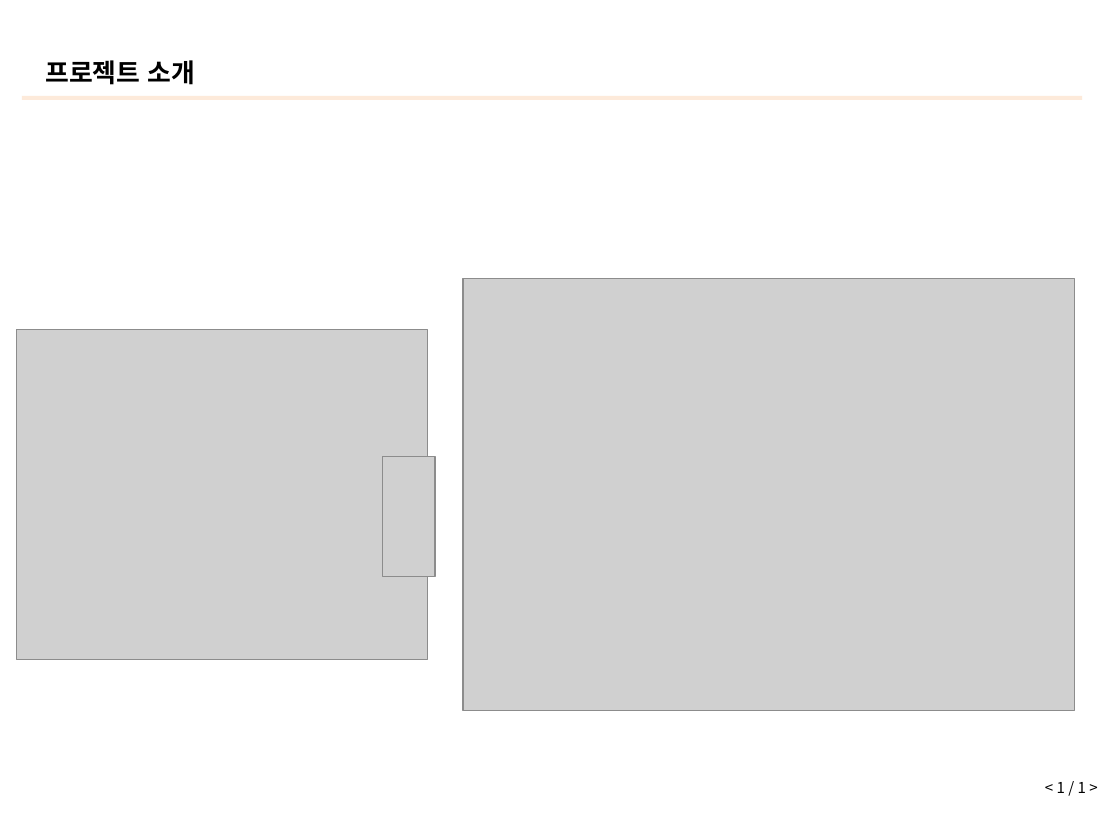
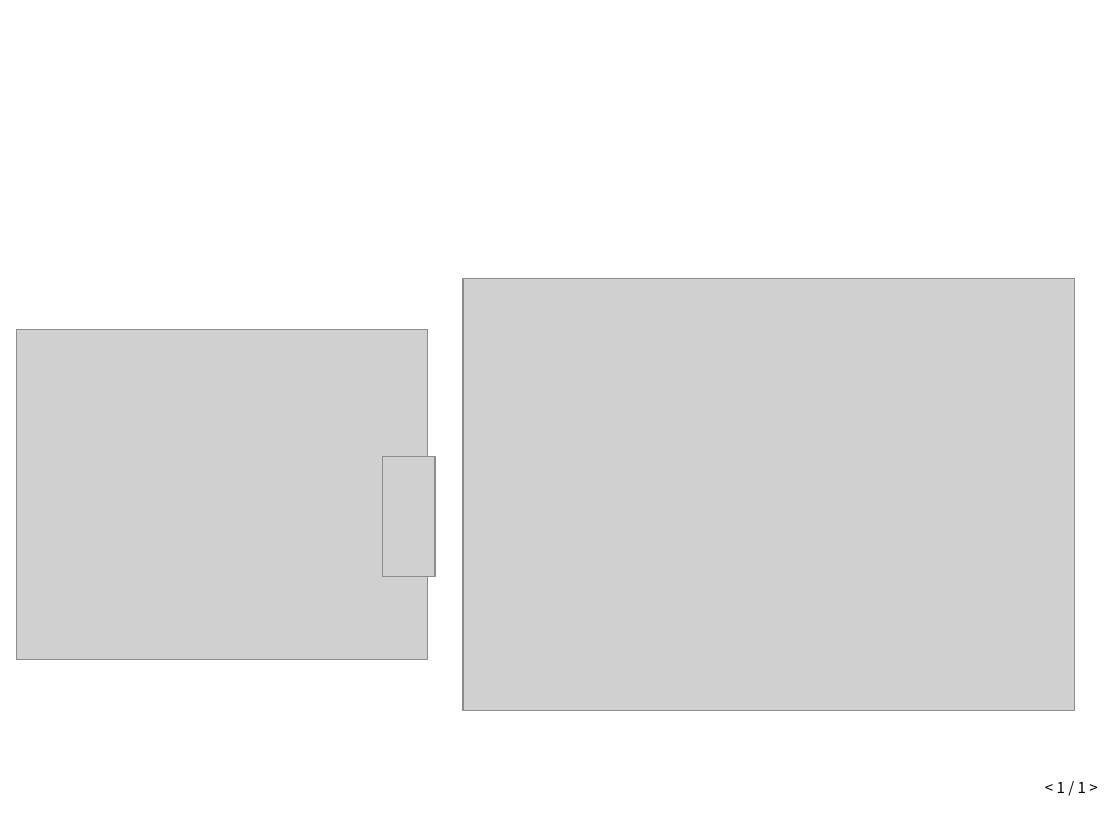
Before and after one commit to ricky30825-creator/BMS, a slide deck: slide 3 of 설계 산출물/중간 보고서-내파트.pptx (slide 2 before the commit). Drawn at 1120x840 pixels with LibreOffice and Linux fonts; fonts in the diff are those of the drawing; grey boxes stand for pictures. Boxes give left, top, right and bottom in pixels: in the first picture for what was removed or moved away, otherwise in the second. Text is boxed around its words. In the diff, an @@ line names an element or a change of style, - is before the commit and + after.

```diff
--- a/설계 산출물/중간 보고서-내파트.pptx
+++ b/설계 산출물/중간 보고서-내파트.pptx
@@ text removed at bbox=[45, 60, 194, 85] @@
-프로젝트 소개
@@ rectangle removed at bbox=[22, 96, 1083, 101] @@
```
Also in this commit, not shown: 13 other slides changed, 19 slides added, 7 slides removed, 12 other files.
